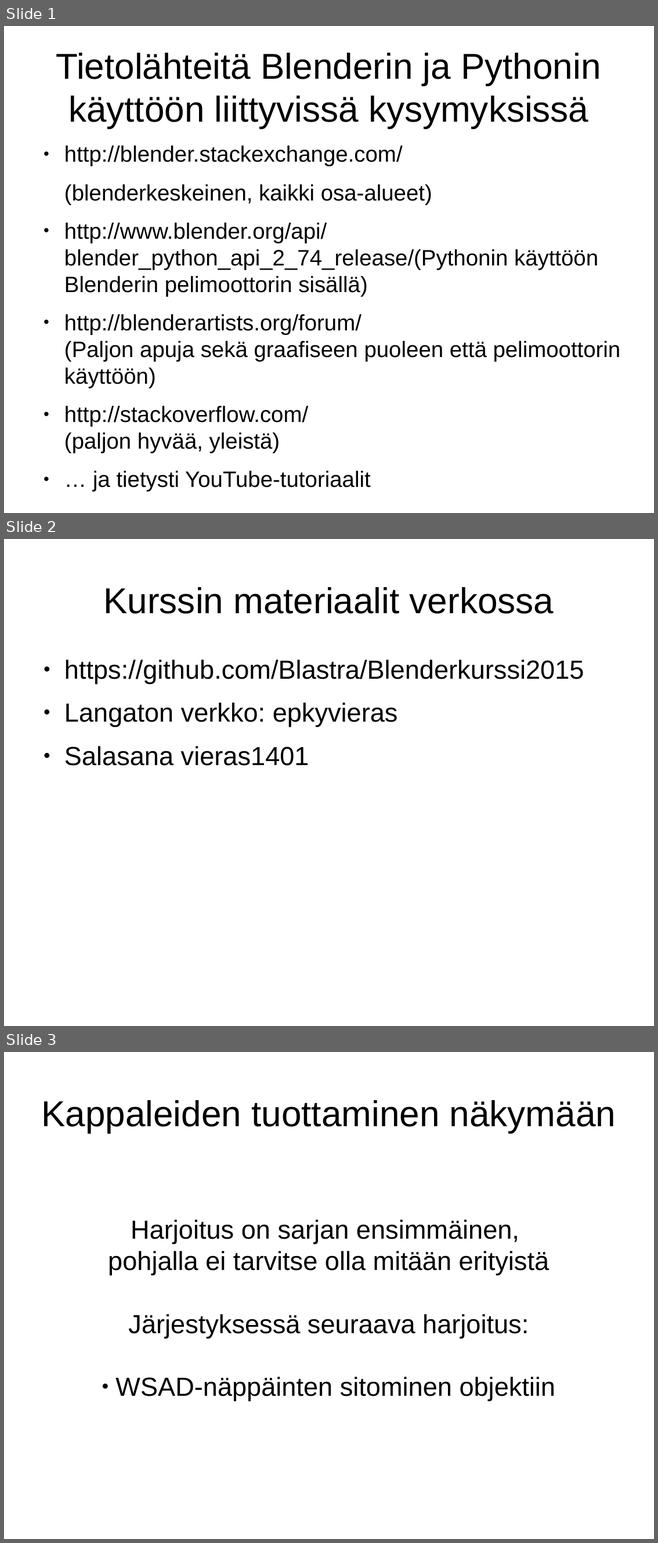
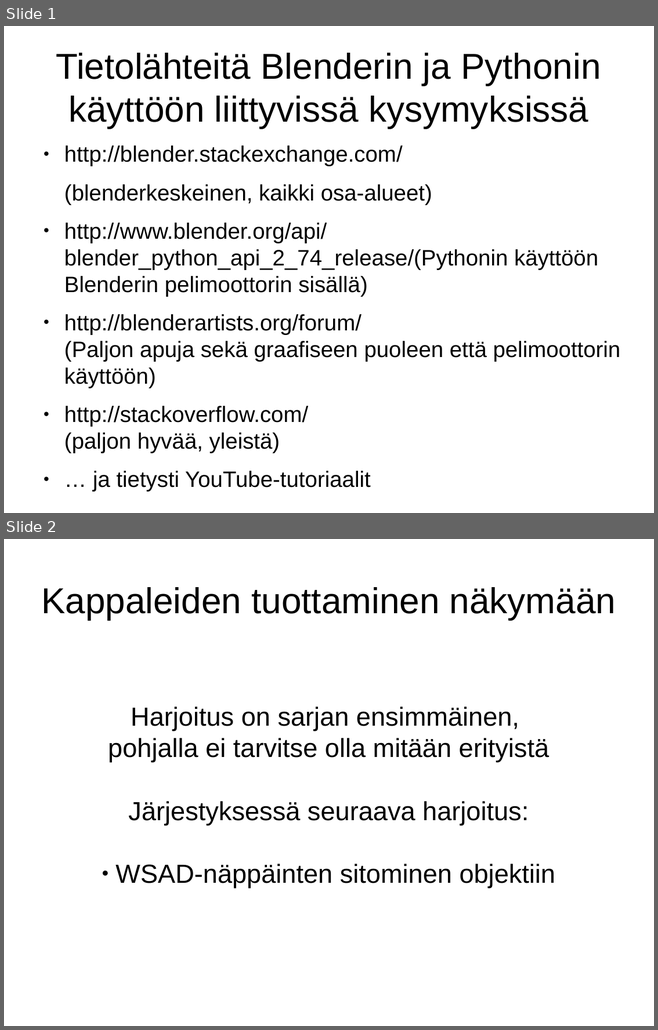
Before and after one commit to Blastra/Blenderkurssi2015, a slide deck: Kalvot/Kappaleiden tuottaminen näkymään.odp. Shown one above the other, each under a label of ours: slides 1, 2 and 3 before the commit, slides 1 and 2 after it. The pictures are 658x1543 and 658x1030 pixels, drawn with LibreOffice and Linux fonts; fonts in the diff are those of the drawing. Boxes give left, top, right and bottom in pixels: in the first picture for what was removed or moved away, otherwise in the second. Text is boxed around its words. In the diff, an @@ line names an element or a change of style, - is before the commit and + after.

```diff
--- a/Kalvot/Kappaleiden tuottaminen näkymään.odp
+++ b/Kalvot/Kappaleiden tuottaminen näkymään.odp
@@ slide 2 removed at [4,539,654,1026], background #FFFFFF @@
@@ title removed at [103,587,553,614] @@
-Kurssin materiaalit verkossa
@@ text removed at [64,660,584,766] @@
-● https://github.com/Blastra/Blenderkurssi2015
-● Langaton verkko: epkyvieras
-● Salasana vieras1401
@@ what was slide 3 is now slide 2 @@
```
Also in this commit, not shown: 1 other file.
